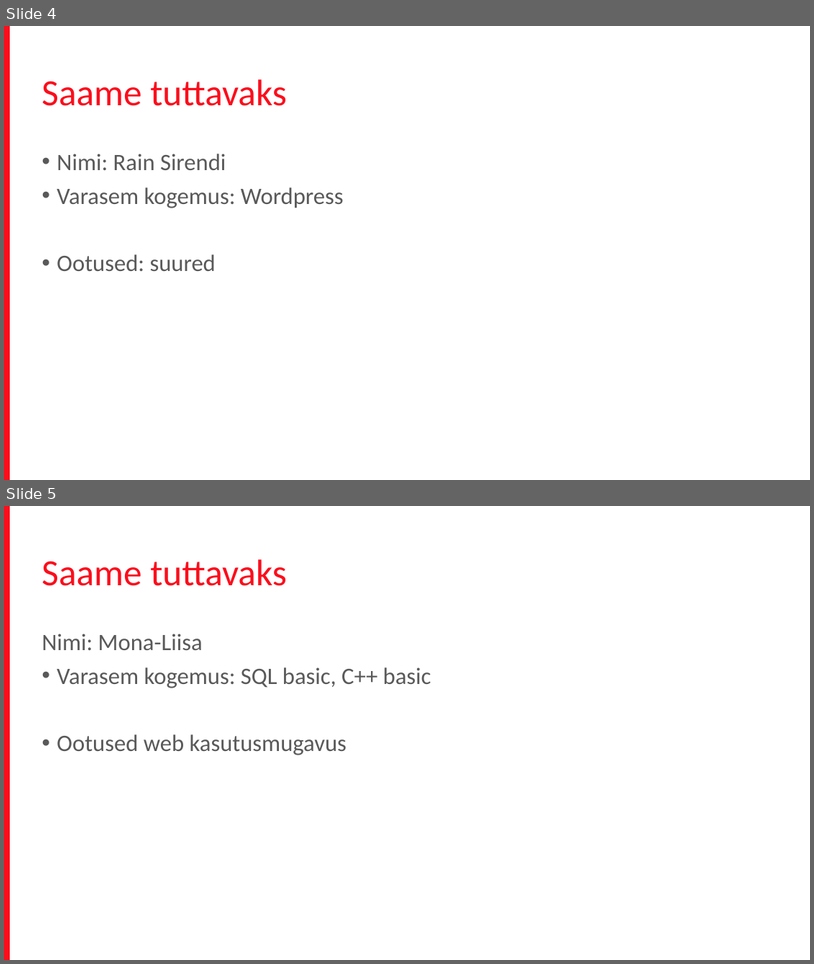
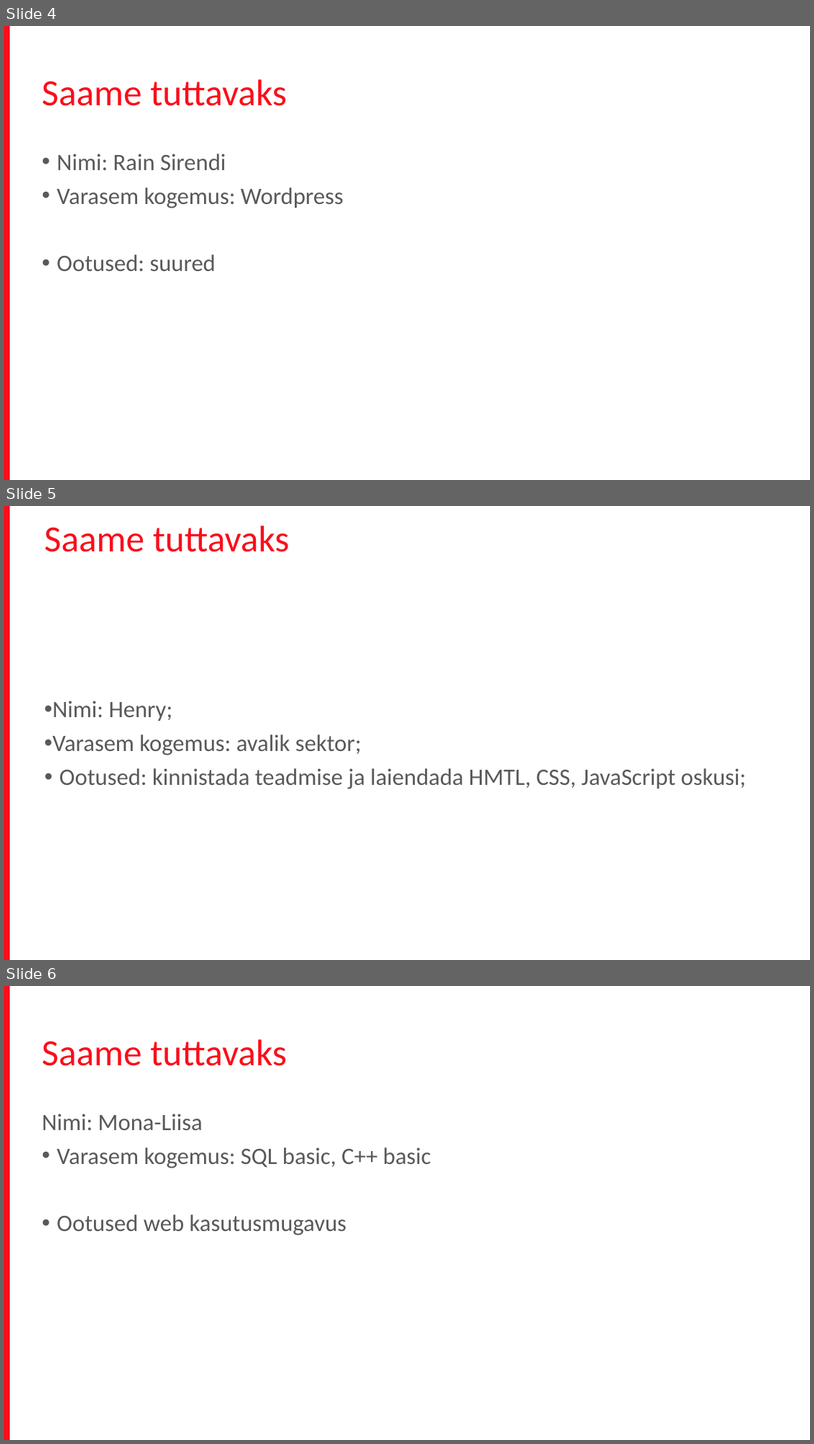
Before and after one commit to terjevolke/FrontEnd201704, a slide deck: Front_end_koolitus.pptx. Shown one above the other, each under a label of ours: slides 4 and 5 before the commit, slides 4, 5 and 6 after it. The pictures are 814x964 and 814x1444 pixels, drawn with LibreOffice and Linux fonts; fonts in the diff are those of the drawing; background and template pictures are left out. Boxes give left, top, right and bottom in pixels: in the first picture for what was removed or moved away, otherwise in the second. Text is boxed around its words. In the diff, an @@ line names an element or a change of style, - is before the commit and + after.

Commit message:
Uuendatud

```diff
--- a/Front_end_koolitus.pptx
+++ b/Front_end_koolitus.pptx
@@ slide 5 added at box(4, 506, 810, 960), background #FFFFFF; not listed: 1 template element that a slide beside it also shows @@
@@ title added at box(44, 525, 290, 552), 44 pt, text #FC0D1B @@
+Saame tuttavaks
@@ subtitle added at box(52, 700, 746, 789), 28 pt, text #595959 @@
+• Nimi: Henry;
+• Varasem kogemus: avalik sektor;
+• Ootused: kinnistada teadmise ja laiendada HMTL, CSS, JavaScript oskusi;
@@ what was slide 5 is now slide 6 @@
```
